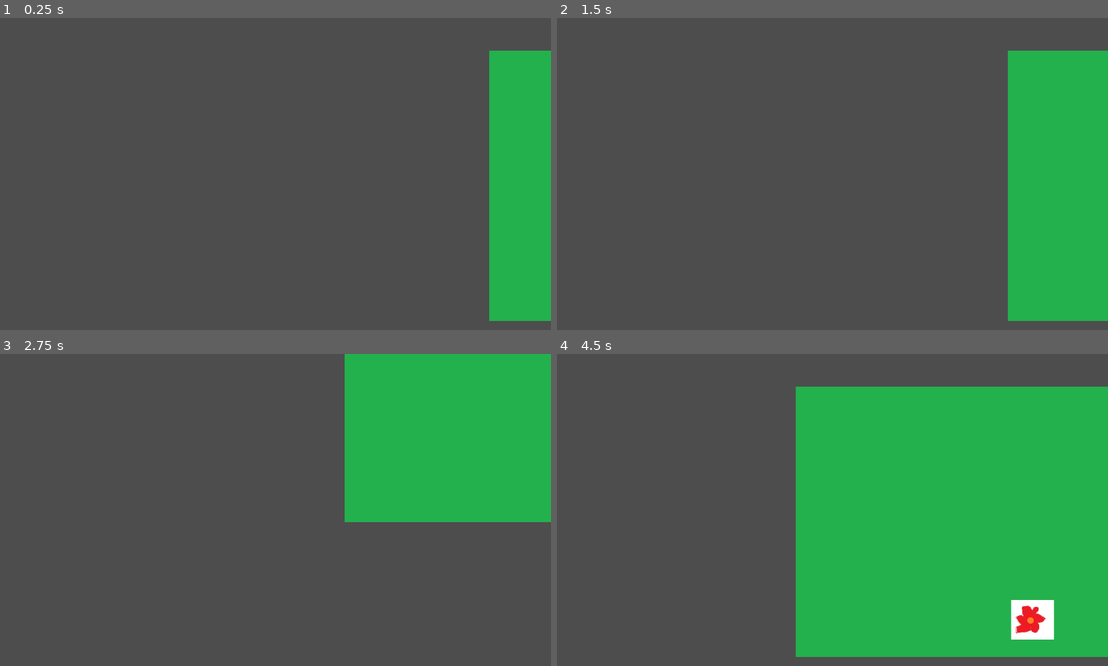
Above: before the commit, frames 1-4 (two rows, left to right).
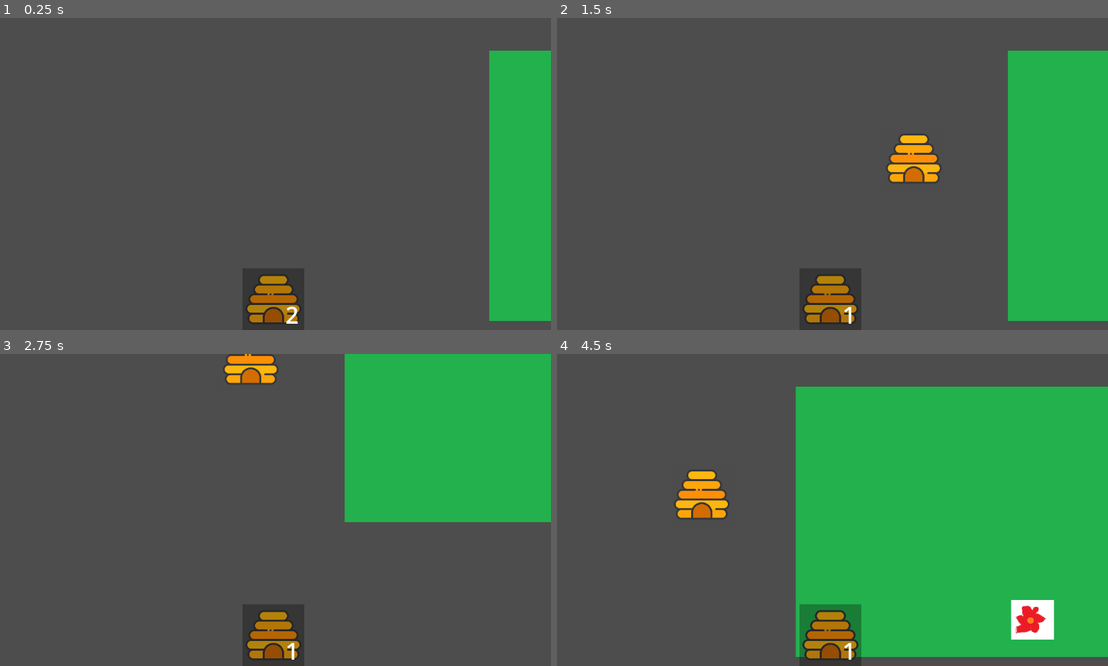
Above: after the commit, the same moments.

Repository: jam53/GMTK-Gamejam-2024
Game: Godot game, scene res://scenes/lawn.tscn
The game is run twice, just before and just after one commit, with the same random seed, the same clock (stepped at 60 frames per second) and the same inputs.
Inputs (mouse positions are in pixels of both pictures, inside the frame that each line leads up to):
- Up to frame 1 (0.25 s): no input
- Up to frame 2 (1.5 s): click (832, 298) at 0.52 s; tap Enter at 1.25 s; move the mouse to (953, 158) at 1.27 s; press the mouse at (953, 158) at 1.28 s; hold D (right) from 1.28 s (still down)
- Up to frame 3 (2.75 s): move the mouse to (159, 525) at 2.02 s; release D (right) at 2.03 s; release the mouse at (159, 525) at 2.03 s; hold S (down) from 2.03 s (still down); click (159, 525) at 2.1 s
- Up to frame 4 (4.5 s): move the mouse to (887, 441) at 2.77 s; release S (down) at 2.78 s; press the mouse at (887, 441) at 2.78 s; hold D (right) 2.78-3.53 s; move the mouse to (804, 572) at 3.52 s; release the mouse at (804, 572) at 3.53 s; hold W (up) 3.53-4.28 s; click (804, 572) at 3.6 s; move the mouse to (997, 556) at 4.27 s; press the mouse at (997, 556) at 4.28 s; hold A (left) from 4.28 s (still down)

The runs differ from the first frame. In frame 1, 1.3% of the frame differs, in the area x 44-55%, y 81-99%; in frame 2, 2.3%; in frame 3, 2.0%; in frame 4, 3.0%, in the area x 21-56%, y 37-99%.

Commit message:
Add the ability to place items from the inventory. The user can click on an item in the inventory to place it inside on the play area or hit `ESC` to cancel

Diff:
--- a/project.godot
+++ b/project.godot
@@ -50,3 +50,8 @@
 "events": [Object(InputEventMouseButton,"resource_local_to_scene":false,"resource_name":"","device":-1,"window_id":0,"a …(261 unchanged characters)…
 ]
 }
+abort={
+"deadzone": 0.5,
+"events": [Object(InputEventKey,"resource_local_to_scene":false,"resource_name":"","device":-1,"window_id":0,"alt_pressed":false,"shift_pressed":false,"ctrl_pressed":false,"meta_pressed":false,"pressed":false,"keycode":0,"physical_keycode":4194305,"key_label":0,"unicode":0,"echo":false,"script":null)
+]
+}
--- /dev/null
+++ b/scenes/hive.tscn
@@ -0,0 +1,9 @@
+[gd_scene load_steps=2 format=3 uid="uid://srxwo63rtwbq"]
+
+[ext_resource type="Texture2D" uid="uid://d32xp2y03gugu" path="res://assets/sprites/hive.webp" id="1_r0bes"]
+
+[node name="Basic_Flower" type="Node2D"]
+
+[node name="Sprite2D" type="Sprite2D" parent="."]
+scale = Vector2(0.25, 0.25)
+texture = ExtResource("1_r0bes")
--- a/scenes/lawn.tscn
+++ b/scenes/lawn.tscn
@@ -1,9 +1,10 @@
-[gd_scene load_steps=5 format=3 uid="uid://bfxbbduw8jsfy"]
+[gd_scene load_steps=6 format=3 uid="uid://bfxbbduw8jsfy"]
 
 [ext_resource type="Texture2D" uid="uid://binims7yi7qeu" path="res://assets/sprites/Grass.jpg" id="1_vh6ib"]
 [ext_resource type="Script" path="res://scripts/Player.gd" id="2_j2s3r"]
 [ext_resource type="PackedScene" uid="uid://b4ya57leg4wvs" path="res://scenes/flower_spawner.tscn" id="3_amc8p"]
 [ext_resource type="PackedScene" uid="uid://bmq34gkbityqd" path="res://scenes/ui/object_placer.tscn" id="5_6hlqp"]
+[ext_resource type="Script" path="res://scripts/GameManager.gd" id="5_f0dpq"]
 
 [node name="Lawn" type="Node2D"]
 
@@ -18,11 +19,11 @@
 
 [node name="FlowerSpawner" parent="." instance=ExtResource("3_amc8p")]
 
-[node name="ObjectPlacer" parent="." instance=ExtResource("5_6hlqp")]
-anchors_preset = 0
-anchor_right = 0.0
-anchor_bottom = 0.0
-offset_top = 325.0
-offset_bottom = 325.0
-grow_horizontal = 1
-grow_vertical = 1
+[node name="CanvasLayer" type="CanvasLayer" parent="."]
+
+[node name="ObjectPlacer" parent="CanvasLayer" node_paths=PackedStringArray("node_to_place_objects_in") instance=ExtResource("5_6hlqp")]
+node_to_place_objects_in = NodePath("../..")
+
+[node name="GameManager" type="Node" parent="." node_paths=PackedStringArray("object_placer")]
+script = ExtResource("5_f0dpq")
+object_placer = NodePath("../CanvasLayer/ObjectPlacer")
--- a/scenes/ui/inventory_item.tscn
+++ b/scenes/ui/inventory_item.tscn
@@ -1,14 +1,10 @@
-[gd_scene load_steps=2 format=3 uid="uid://bs7gg22lrfboe"]
-
-[ext_resource type="Script" path="res://scripts/inventory_item.gd" id="1_4bknb"]
+[gd_scene format=3 uid="uid://bs7gg22lrfboe"]
 
 [node name="Item" type="TextureButton"]
 custom_minimum_size = Vector2(128, 128)
 scale = Vector2(1.1, 1.1)
 ignore_texture_size = true
 stretch_mode = 0
-script = ExtResource("1_4bknb")
-hover_animation_name = null
 
 [node name="Background" type="ColorRect" parent="."]
 layout_mode = 1
@@ -21,17 +17,13 @@
 
 [node name="MarginContainer" type="MarginContainer" parent="."]
 layout_mode = 1
-anchors_preset = 3
-anchor_left = 1.0
-anchor_top = 1.0
+anchors_preset = 15
 anchor_right = 1.0
 anchor_bottom = 1.0
-offset_left = -40.0
-offset_top = -88.0
-grow_horizontal = 0
-grow_vertical = 0
+grow_horizontal = 2
+grow_vertical = 2
 theme_override_constants/margin_right = 12
-theme_override_constants/margin_bottom = -20
+theme_override_constants/margin_bottom = -65
 
 [node name="Amount" type="Label" parent="MarginContainer"]
 layout_mode = 2
--- a/scenes/ui/object_placer.tscn
+++ b/scenes/ui/object_placer.tscn
@@ -1,6 +1,6 @@
 [gd_scene load_steps=3 format=3 uid="uid://bmq34gkbityqd"]
 
-[ext_resource type="Script" path="res://scripts/object_placer.gd" id="1_5qbj8"]
+[ext_resource type="Script" path="res://scripts/ObjectPlacer.gd" id="1_m0yfp"]
 [ext_resource type="PackedScene" uid="uid://bs7gg22lrfboe" path="res://scenes/ui/inventory_item.tscn" id="2_bkjpv"]
 
 [node name="ObjectPlacer" type="Control"]
@@ -10,7 +10,7 @@
 anchor_bottom = 1.0
 grow_horizontal = 2
 grow_vertical = 2
-script = ExtResource("1_5qbj8")
+script = ExtResource("1_m0yfp")
 item_template = ExtResource("2_bkjpv")
 
 [node name="VBoxContainer" type="VBoxContainer" parent="."]
--- /dev/null
+++ b/scripts/GameManager.gd
@@ -0,0 +1,15 @@
+extends Node
+
+@export var object_placer: ObjectPlacer
+
+
+# Called when the node enters the scene tree for the first time.
+func _ready():
+	object_placer.add_item_to_inventory(
+        ObjectPlacer.UserItem.new(
+            preload("res://assets/sprites/hive.webp"),
+            2,
+            "hive",
+            preload("res://scenes/hive.tscn")
+        )
+    )
--- /dev/null
+++ b/scripts/ObjectPlacer.gd
@@ -0,0 +1,119 @@
+extends Control
+class_name ObjectPlacer
+
+@export var node_to_place_objects_in: Node
+
+@onready var inventory := $VBoxContainer/Inventory
+@export var item_template: PackedScene # Reference to the item template used to create new item instances
+@onready var selected_item_label: Label = $VBoxContainer/SelectedItemTitle # Reference to the label that shows the currently selected item title
+
+var user_items: Array[UserItem] = [] # Array to keep track of user items in the inventory
+var selected_item: UserItem = null # The item that the user selected by clicking on it from the inventory
+var cursor_sprite: Sprite2D = Sprite2D.new() # Sprite that will be used to display as the cursor when the user selected an item to place
+var cursor_max_size: float = 128
+
+func _ready():
+	selected_item_label.text = ""
+	add_child(cursor_sprite)
+
+func _process(delta):
+	if selected_item != null:
+		var mouse_position = get_viewport().get_mouse_position()
+		cursor_sprite.position = mouse_position
+
+func _input(event):
+	if event.is_action_pressed("abort"):
+		unselect_selected_item()
+	elif event.is_action_pressed("click") and selected_item != null:
+		var world_position = get_viewport().get_camera_2d().get_global_mouse_position()
+		place_selected_item(world_position)
+
+# Adds an item to the user's inventory
+func add_item_to_inventory(item: UserItem):
+	if is_item_in_inventory(item):
+		get_item_in_inventory(item.title).amount += item.amount
+	else:
+		user_items.append(item)
+
+	update_inventory_ui()
+
+func update_inventory_ui():
+	# Remove all old items in the UI
+	for item in inventory.get_children():
+		inventory.remove_child(item)
+
+	for item in user_items:
+		if item.amount > 0:
+			var itemInstance := item_template.instantiate()
+			itemInstance.name = item.title
+			itemInstance.texture_normal = item.texture
+			itemInstance.texture_hover = item.texture
+			itemInstance.find_child("Amount", true, false).text = str(item.amount)
+			itemInstance.button_down.connect(_on_item_pressed.bind(item))
+
+			inventory.add_child(itemInstance)
+
+# Fires when the user selects an item from the inventory by clicking on the item
+func _on_item_pressed(userItem: UserItem):
+	selected_item = userItem
+	selected_item_label.text = "Selected item: " + selected_item.title + ". Click to place, ESC to abort"
+
+	# Calculate the scale to ensure the maximum size doesn't exceed `cursor_max_size`
+	var texture_size = userItem.texture.get_size()
+	if texture_size.x > cursor_max_size or texture_size.y > cursor_max_size:
+		var scale_factor = min(cursor_max_size / texture_size.x, cursor_max_size / texture_size.y)
+		cursor_sprite.scale = Vector2(scale_factor, scale_factor)
+
+	cursor_sprite.texture = userItem.texture
+	# Hide the default cursor
+	Input.set_mouse_mode(Input.MOUSE_MODE_HIDDEN)
+
+# Deselects the currently selected item
+func unselect_selected_item():
+	selected_item = null
+	selected_item_label.text = ""
+	cursor_sprite.texture = null
+	Input.set_mouse_mode(Input.MOUSE_MODE_VISIBLE)
+
+# Places the currently selected item on the play area
+func place_selected_item(position_to_place: Vector2):
+	selected_item.amount -= 1
+	spawn_item(selected_item.node, position_to_place)
+
+	update_inventory_ui()
+	unselect_selected_item()
+
+# Instantiates an item at a given position.
+func spawn_item(item: PackedScene, pos: Vector2):
+	var itemInstance := item.instantiate()
+	itemInstance.position = pos
+	node_to_place_objects_in.add_child(itemInstance)
+
+# Checks if an item with the same title already exists in the inventory
+func is_item_in_inventory(userItem: UserItem) -> bool:
+	for item in user_items:
+		if item.title == userItem.title:
+			return true
+
+	return false
+
+# Retrieves an item from the inventory by its title
+func get_item_in_inventory(itemTitle: String) -> UserItem:
+	for item in user_items:
+		if item.title == itemTitle:
+			return item
+
+	return null
+
+# Class to represent an item in the user's inventory
+class UserItem:
+	var texture: Texture2D
+	var amount: int
+	var title: String # This is assumed to be unique per item
+	var node: PackedScene # This will be used to instantiate the item on the play area
+
+	func _init(texture: Texture2D, amount: int, title: String, node: PackedScene):
+		self.texture = texture
+		self.amount = amount
+		self.title = title
+		self.node = node
--- a/scripts/Player.gd
+++ b/scripts/Player.gd
@@ -4,9 +4,9 @@
 @export var speed := 400
 
 func get_input():
-	var input_direction := Input.get_vector("left", "right", "up", "down")
-	velocity = input_direction * speed
+    var input_direction := Input.get_vector("left", "right", "up", "down")
+    velocity = input_direction * speed
 
 func _physics_process(delta):
-	get_input()
-	move_and_slide()
+    get_input()
+    move_and_slide()
--- a/scripts/object_placer.gd
+++ /dev/null
@@ -1,54 +0,0 @@
-extends Control
-
-@onready var inventory := $VBoxContainer/Inventory
-@export var item_template: PackedScene # Reference to the item template used to create new item instances
-@onready var selected_item_label: Label = $VBoxContainer/SelectedItemTitle # Reference to the label that shows the currently selected item title
-
-var user_items: Array[UserItem] = [] # Array to keep track of user items in the inventory
-
-func _ready():
-	selected_item_label.text = ""
-
-# Adds an item to the user's inventory
-func add_item_to_inventory(item: UserItem):
-	if is_item_in_inventory(item):
-		get_item_in_inventory(item.title).amount += item.amount
-		inventory.find_child(item.title, true, false).find_child("Amount", true, false).text = str(get_item_in_inventory(item.title).amount) # Find the UI node corresponding to the item by its title, then find its "Amount" label, and update its text with the current amount in the inventory
-	else:
-		user_items.append(item)
-
-		# Add the item in the UI
-		var itemInstance := item_template.instantiate()
-		itemInstance.name = item.title
-		itemInstance.texture_normal = item.texture
-		itemInstance.texture_hover = item.texture
-		itemInstance.find_child("Amount", true, false).text = str(item.amount)
-
-		inventory.add_child(itemInstance)
-
-# Checks if an item with the same title already exists in the inventory
-func is_item_in_inventory(userItem: UserItem) -> bool:
-	for item in user_items:
-		if item.title == userItem.title:
-			return true
-
-	return false
-
-# Retrieves an item from the inventory by its title
-func get_item_in_inventory(itemTitle: String) -> UserItem:
-	for item in user_items:
-		if item.title == itemTitle:
-			return item
-
-	return null
-
-# Class to represent an item in the user's inventory
-class UserItem:
-	var texture: Texture2D
-	var amount: int
-	var title: String # This is assumed to be unique per item
-
-	func _init(texture: Texture2D, amount: int, title: String):
-		self.texture = texture
-		self.amount = amount
-		self.title = title
